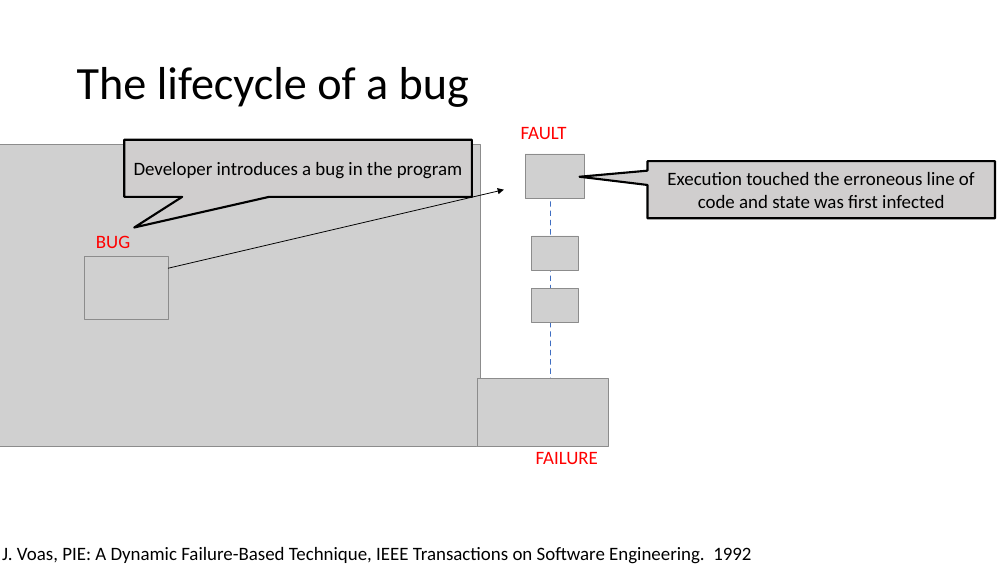
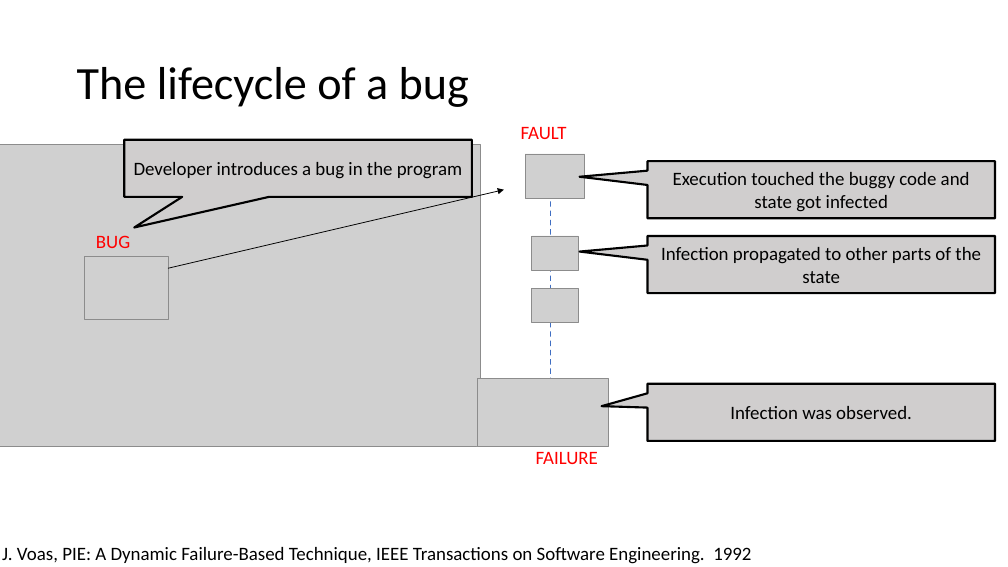
Before and after one commit to damorim/testing-cin-minicourse, a slide deck: slide 12 of testing-minicourse.pptx (slide 9 before the commit). Drawn at 1008x567 pixels with LibreOffice and Linux fonts; fonts in the diff are those of the drawing; grey boxes stand for pictures. Boxes give left, top, right and bottom in pixels: in the first picture for what was removed or moved away, otherwise in the second. Text is boxed around its words. In the diff, an @@ line names an element or a change of style, - is before the commit and + after.

```diff
--- a/testing-minicourse.pptx
+++ b/testing-minicourse.pptx
@@ text in speech box at (673, 172, 970, 212): text changed @@
-Execution touched the erroneous line of code and state was first infected
+Execution touched the buggy code and state got infected
@@ speech box added at (647, 236, 995, 293), fill #D0CECE, outline #000000 2 pt, 18 pt, text #000000 @@
+Infection propagated to other parts of the state
@@ speech box added at (647, 384, 995, 442), fill #D0CECE, outline #000000 2 pt, 18 pt, text #000000 @@
+Infection was observed.
```
Also in this commit, not shown: 19 other slides changed, 30 slides added, 4 slides removed.
